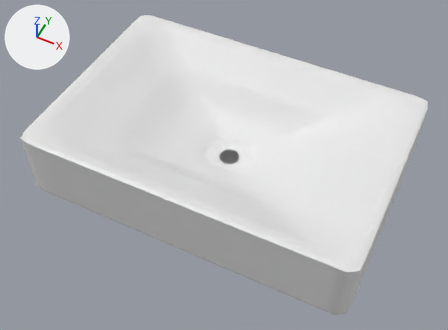
Renders of the glTF model public/props/senmen-basin/basin.glb from each side of a commit.
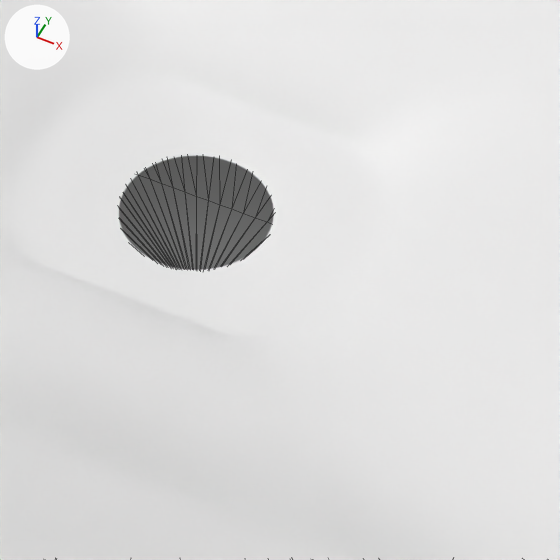
Each version is shown whole from a 50 mm camera at (0.316, -0.653, 0.82) aimed at (0.003, -0.027, 0.038), then close up on the part from 46% to 62% of the width and 39% to 61% of the height. Arrows for +X, +Y and +Z are at upper left; the lights stay in place. The first two pictures are the older version. The close-ups show mesh edges as thin lines. Where no turn or scale is listed for an object, it has been applied to the vertices. Vertices at exactly the same position are counted once.

Names of what the first close-up shows: 'basin-inner', 'basin-outer'.
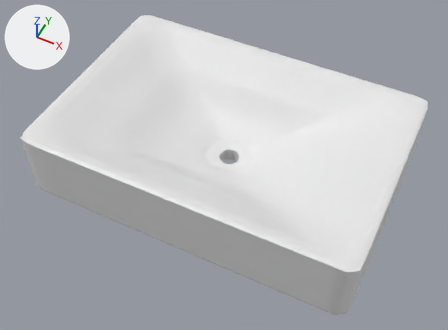
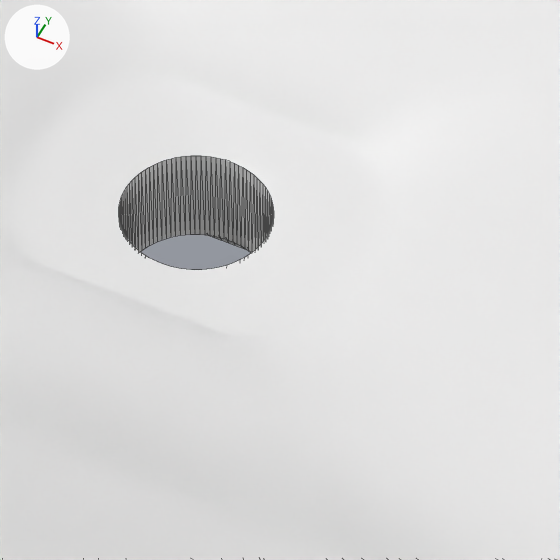
What changed in the scene script:
```text
Change me_basin_outer:
    used by ob_basin_outer; location = (0.0, 0.0, 0.0)
    remove me_basin_outer.from_pydata(...)  # 1824 vertices, 3456 faces; spans x -0.28..0.28, y -0.19..0.19, z 0.0..0.12
    add me_basin_outer.from_pydata(...)  # 1920 vertices, 3456 faces; spans x -0.28..0.28, y -0.19..0.19, z 0.0..0.12
    me_basin_outer part 1: 672 vertices moved from x -0.235..0.235, y -0.157..0.157, z 0.0 to x -0.273..0.273, y -0.183..0.183, z 0.0; 96 vertices added at x -0.029..0.029, y -0.02..0.02, z 0.0
Add me_basin_well:
    me_basin_well.from_pydata(...)  # 192 vertices, 192 faces; spans x -0.017..0.017, y -0.017..0.017, z 0.004..0.03
Add ob_basin_well:
    ob_basin_well = bpy.data.objects.new('basin-well', me_basin_well)
    ob_basin_well.location = (0.0, 0.0, 0.0)
```

Location of each change, [x1, y1, x2, y2] in pixels of the close-ups (560 x 560 px):
'basin-outer', reshaped (mostly hidden afterwards): before [119, 156, 274, 270]; after [208, 235, 247, 250]
'basin-well', added: after [119, 156, 274, 253]
